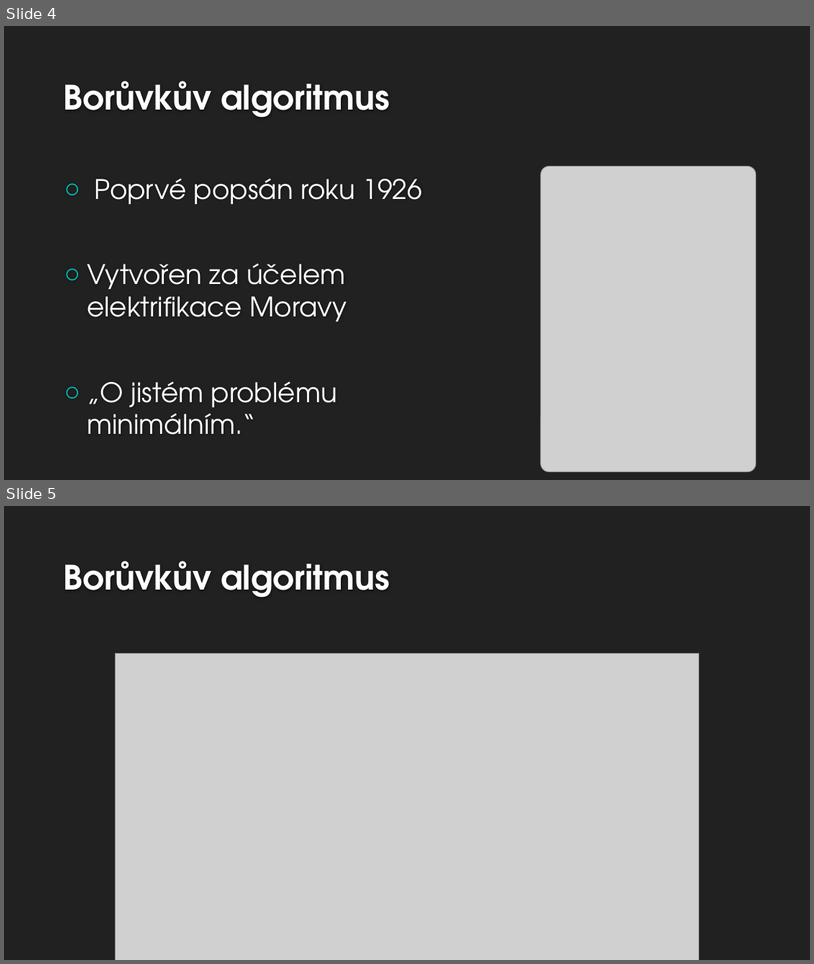
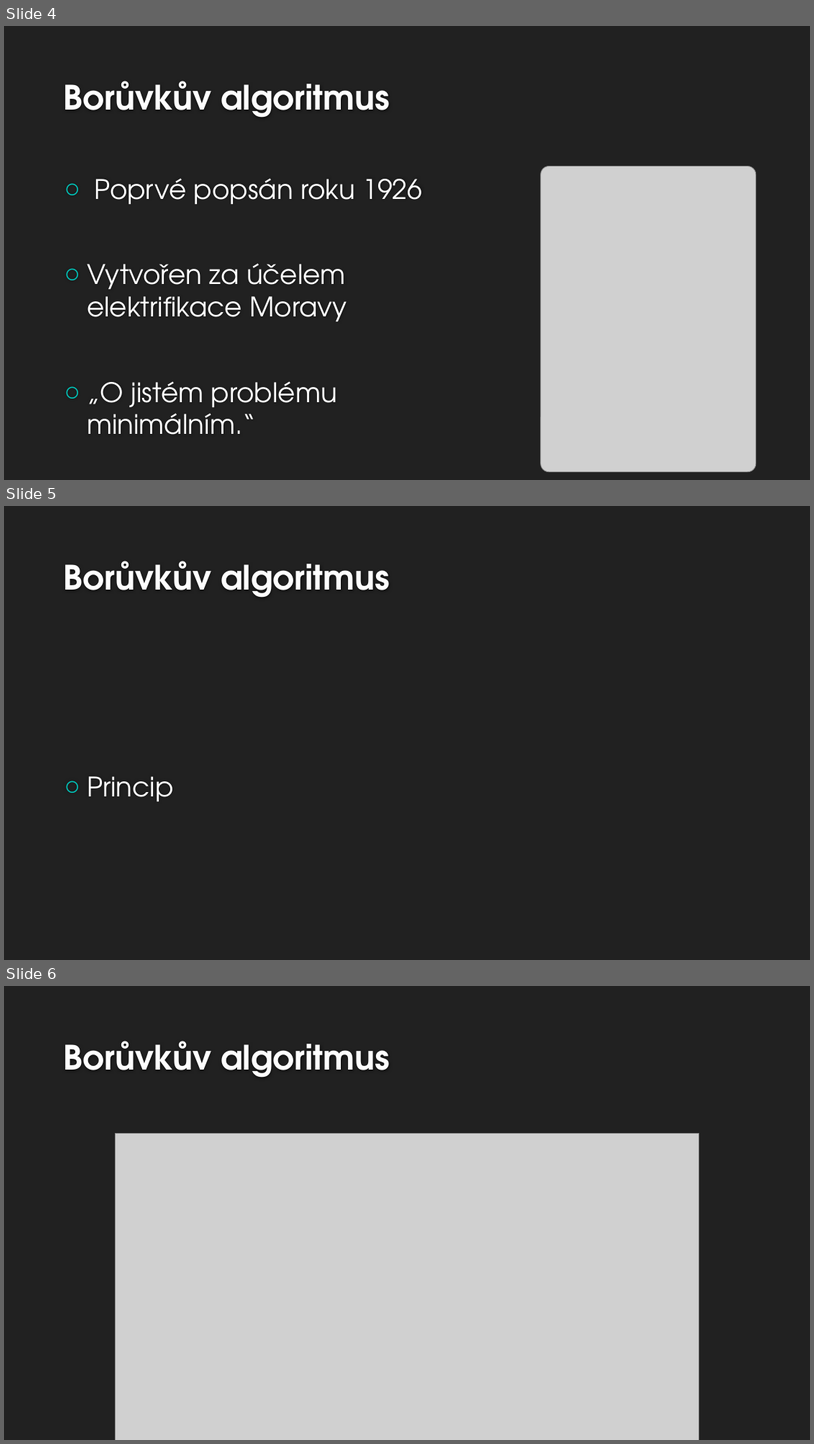
Before and after one commit to Aidam7/Jarnik-Boruvka-MST-Algorithms, a slide deck: output-presentation.pptx. Shown one above the other, each under a label of ours: slides 4 and 5 before the commit, slides 4, 5 and 6 after it. The pictures are 814x964 and 814x1444 pixels, drawn with LibreOffice and Linux fonts; fonts in the diff are those of the drawing; grey boxes stand for pictures; background and template pictures are left out. Boxes give left, top, right and bottom in pixels: in the first picture for what was removed or moved away, otherwise in the second. Text is boxed around its words. In the diff, an @@ line names an element or a change of style, - is before the commit and + after.

```diff
--- a/output-presentation.pptx
+++ b/output-presentation.pptx
@@ slide 5 added at (4, 506, 810, 960), background #212121 @@
@@ title added at (64, 561, 390, 597), 40 pt, text #FEFEFE, bold @@
+Borůvkův algoritmus
@@ text added at (87, 776, 174, 801), 32 pt, text #FFFFFF @@
+○ Princip
@@ what was slide 5 is now slide 6 @@
```
Also in this commit, not shown: 1 slide changed, 1 other slide added.
